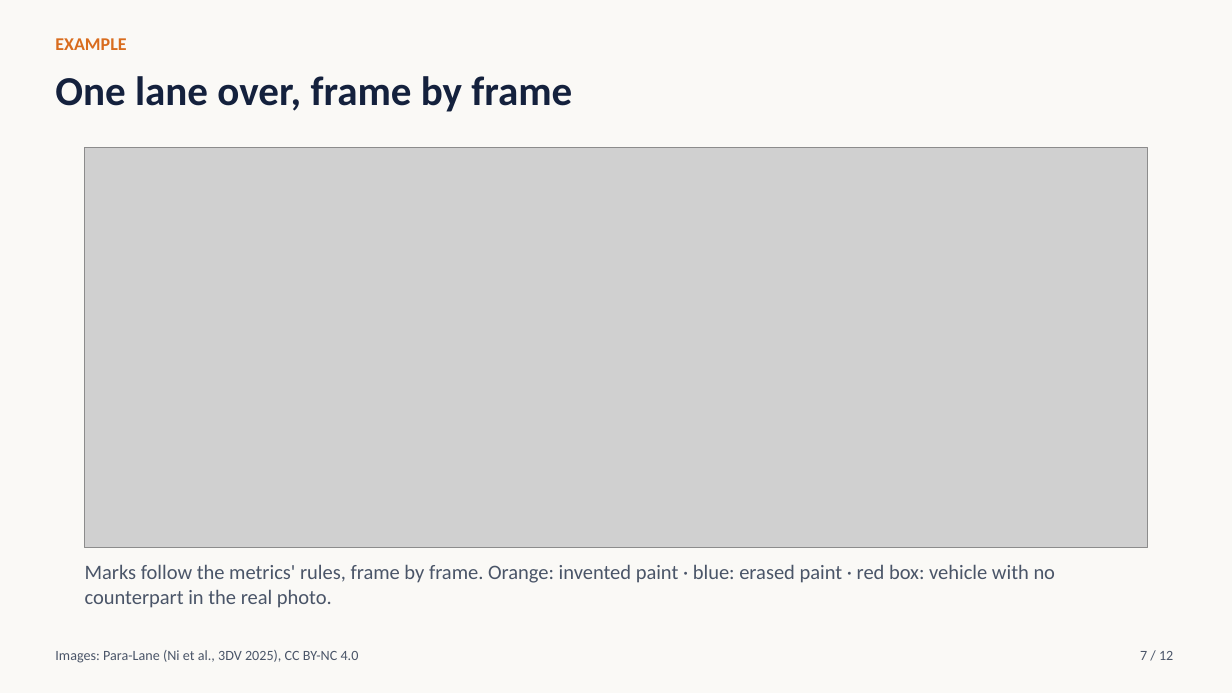
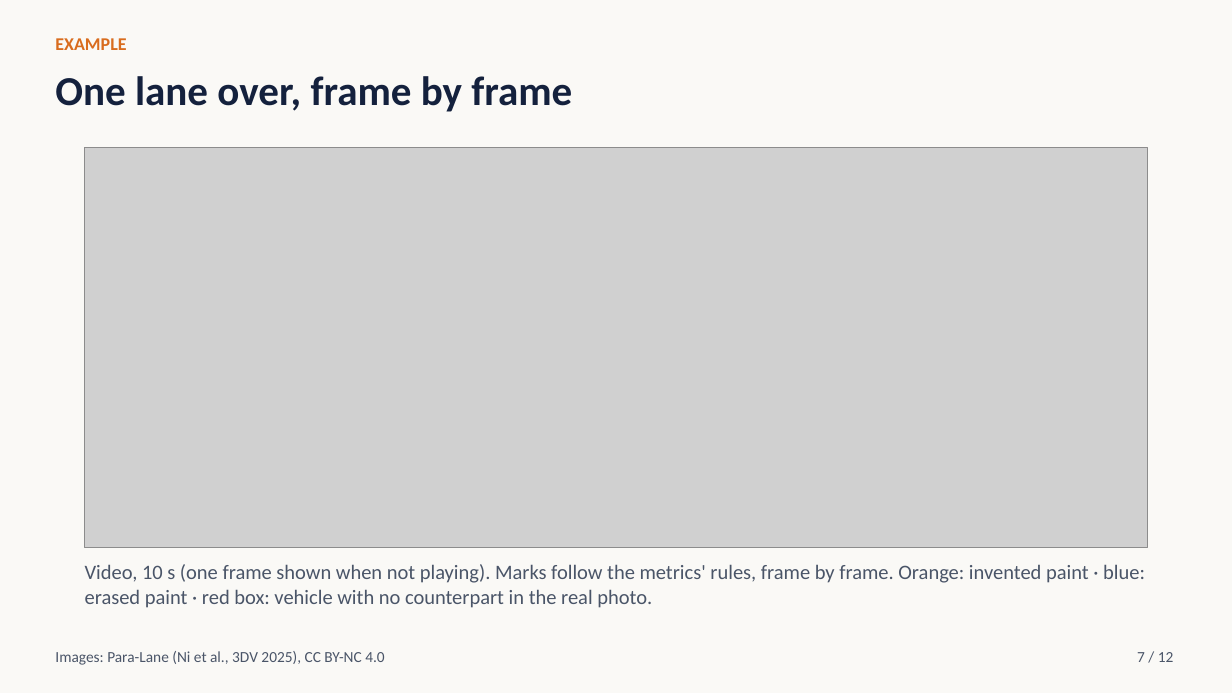
Before and after one commit to ksha23/cs566-drive-sim-trust, a slide deck: slide 7 of presentation/cs566_drive_sim_talk.pptx. Drawn at 1232x693 pixels with LibreOffice and Linux fonts; fonts in the diff are those of the drawing; grey boxes stand for pictures. Boxes give left, top, right and bottom in pixels: in the first picture for what was removed or moved away, otherwise in the second. Text is boxed around its words. In the diff, an @@ line names an element or a change of style, - is before the commit and + after.

```diff
--- a/presentation/cs566_drive_sim_talk.pptx
+++ b/presentation/cs566_drive_sim_talk.pptx
@@ text at (85,564,1145,608): text changed @@
-Marks follow the metrics' rules, frame by frame. Orange: invented paint · blue: erased paint · red box: vehicle with no counterpart in the real photo.
+Video, 10 s (one frame shown when not playing). Marks follow the metrics' rules, frame by frame. Orange: invented paint · blue: erased paint · red box: vehicle with no counterpart in the real photo.
@@ text "Images: Para-Lane (Ni et al., ..." at (55,651,384,665): size 11 to 12 pt @@
@@ text "7 / 12" at (1137,652,1174,662): size 11 to 12 pt @@
```
Also in this commit, not shown: 11 other slides changed, 5 other files.
